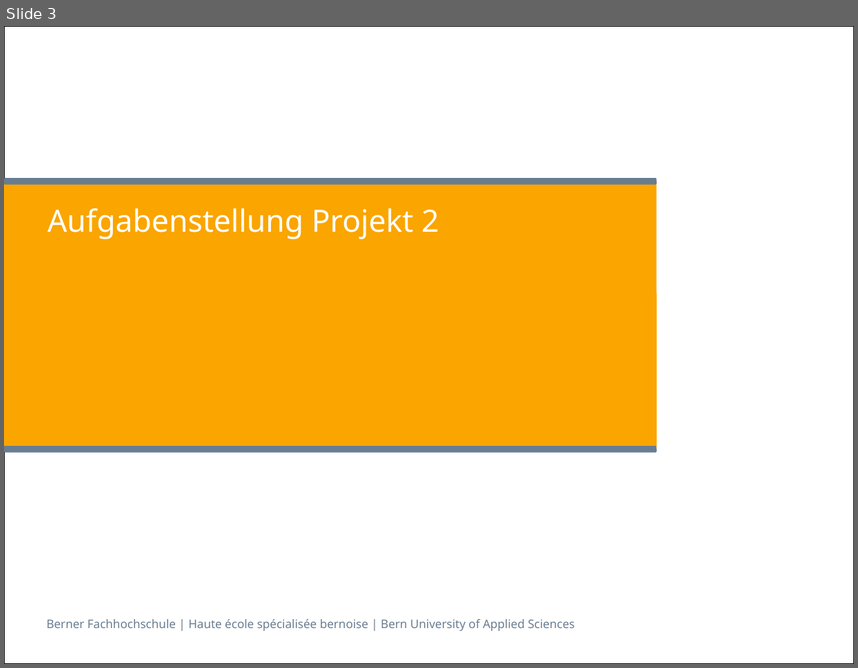
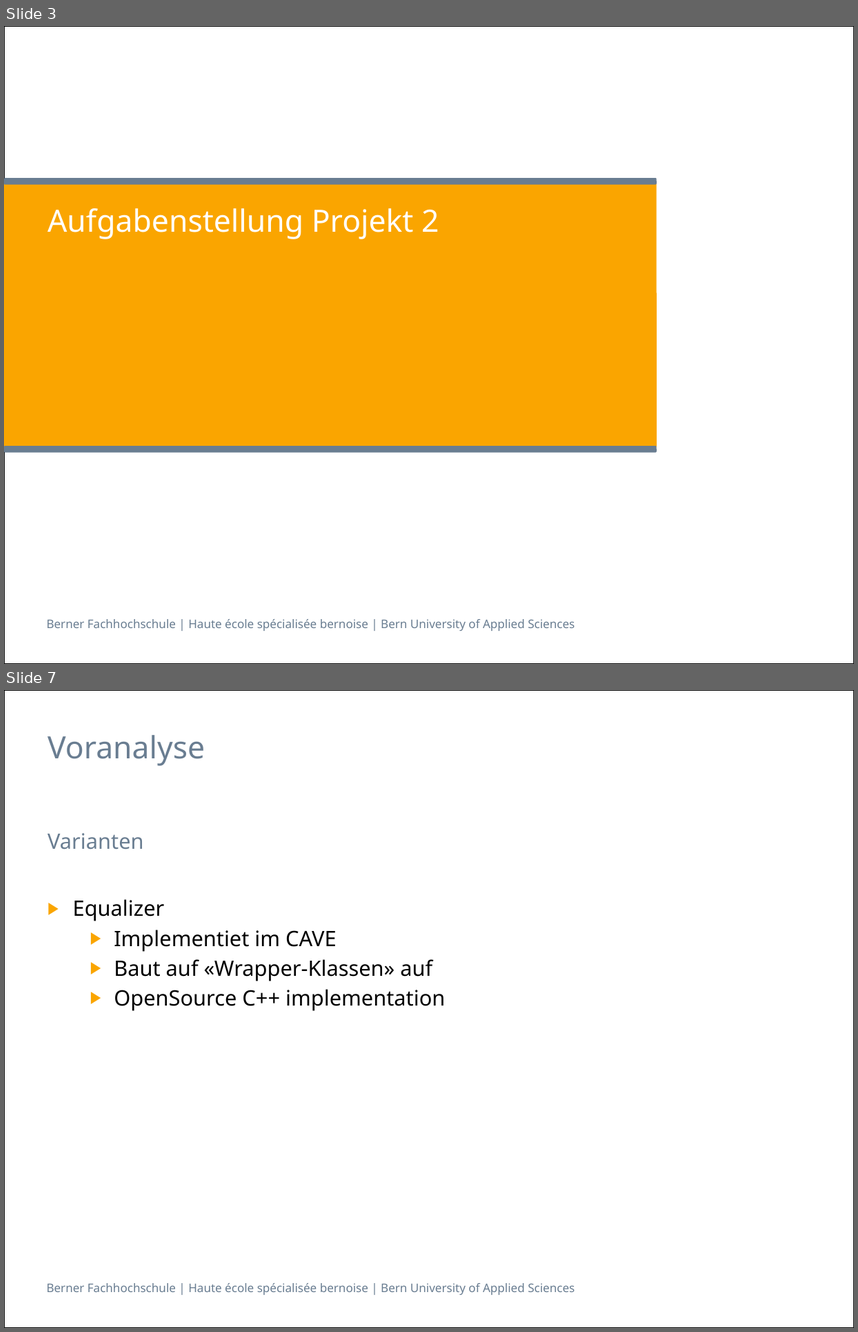
Before and after one commit to villj2/ch.bfh.cpvr.unitycave, a slide deck: docs/presentation/dani.pptx. Shown one above the other, each under a label of ours: slide 3 before the commit, slides 3 and 7 after it; the slides between them are not shown. The pictures are 858x668 and 858x1332 pixels, drawn with LibreOffice and Linux fonts; fonts in the diff are those of the drawing. Boxes give left, top, right and bottom in pixels: in the first picture for what was removed or moved away, otherwise in the second. Text is boxed around its words. In the diff, an @@ line names an element or a change of style, - is before the commit and + after.

```diff
--- a/docs/presentation/dani.pptx
+++ b/docs/presentation/dani.pptx
@@ slide 7 added at <box>4,690,854,1328</box>, background #FFFFFF; not listed: 2 template elements that a slide beside it also shows @@
@@ title added at <box>47,735,205,766</box>, 26 pt, text #697D91 @@
+Voranalyse
@@ text added at <box>47,833,144,849</box>, 18 pt, text #697D91 @@
+Varianten
@@ text added at <box>73,899,445,1011</box>, 18 pt, text #000000 @@
+▶ Equalizer
+  ▶ Implementiet im CAVE
+  ▶ Baut auf «Wrapper-Klassen» auf
+  ▶ OpenSource C++ implementation
```
Also in this commit, not shown: 2 slides changed, 27 other slides added, 1 slide removed.
